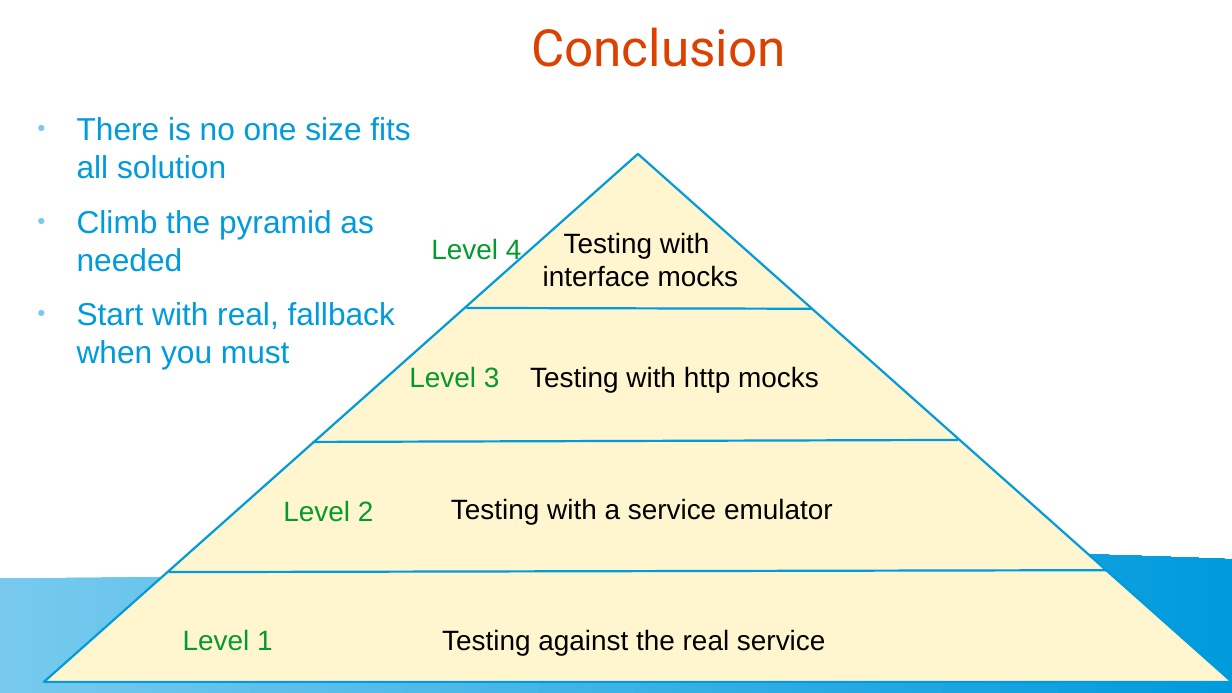
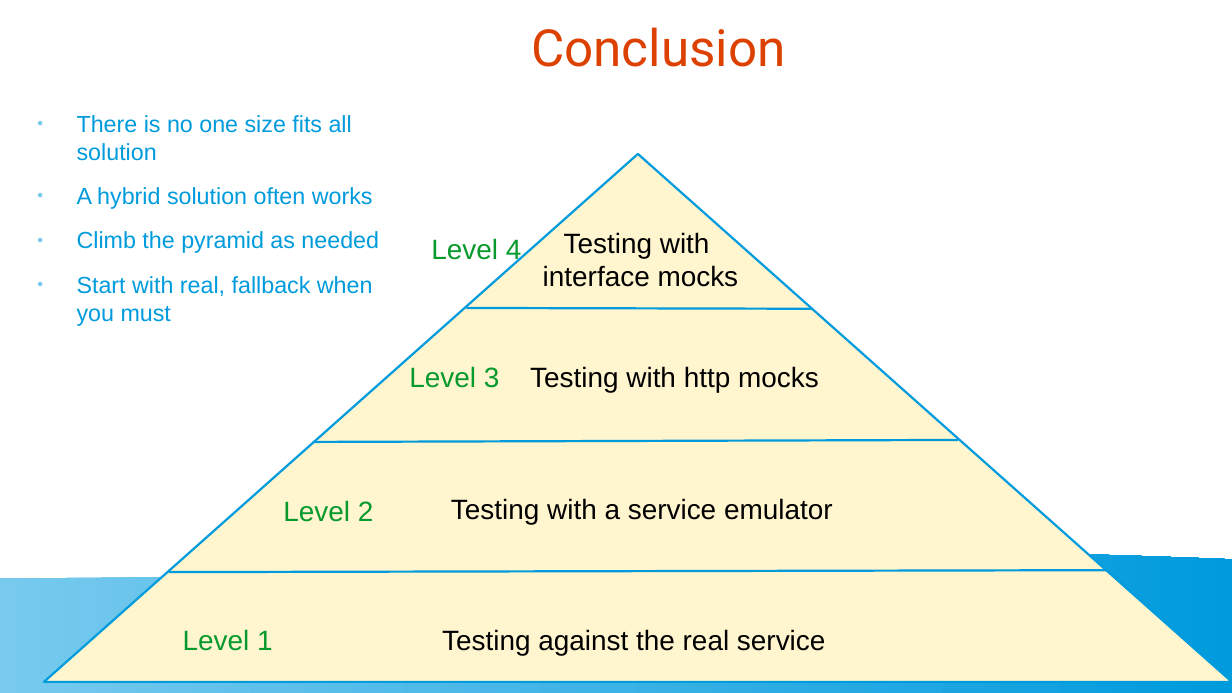
Before and after one commit to golangbot/gophercon-uk-2025-talk, a slide deck: slide 48 of Presentation.odp. Drawn at 1232x693 pixels with LibreOffice and Linux fonts; fonts in the diff are those of the drawing. Boxes give left, top, right and bottom in pixels: in the first picture for what was removed or moved away, otherwise in the second. Text is boxed around its words. In the diff, an @@ line names an element or a change of style, - is before the commit and + after.

```diff
--- a/Presentation.odp
+++ b/Presentation.odp
@@ text at (x1=77, y1=115, x2=379, y2=326): size 20.4 to 15 pt in "There is no one size fits all ...", "Climb the pyramid as needed", "Start with real, fallback when you must" @@
@@ text at (x1=77, y1=187, x2=373, y2=209): paragraph added @@
+● A hybrid solution often works
```
Also in this commit, not shown: 9 other slides changed, 4 other files.
